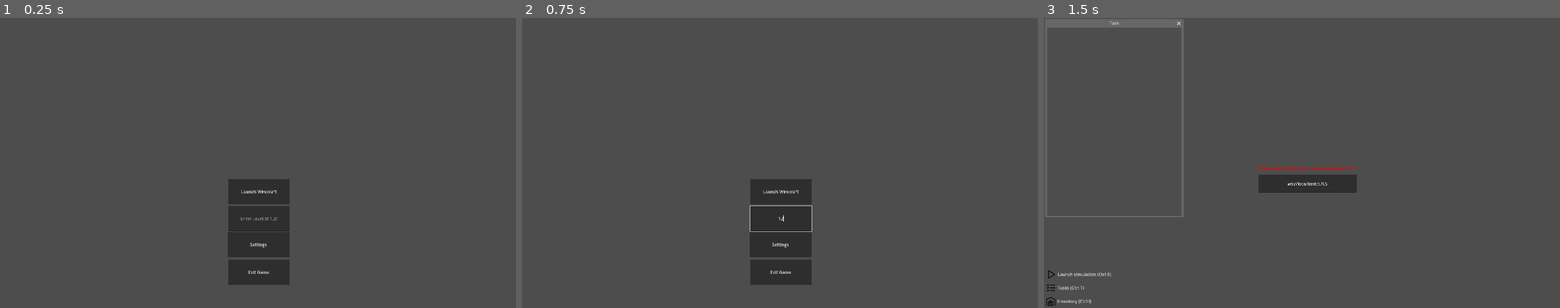
Above: before the commit, frames 1-3 (left to right).
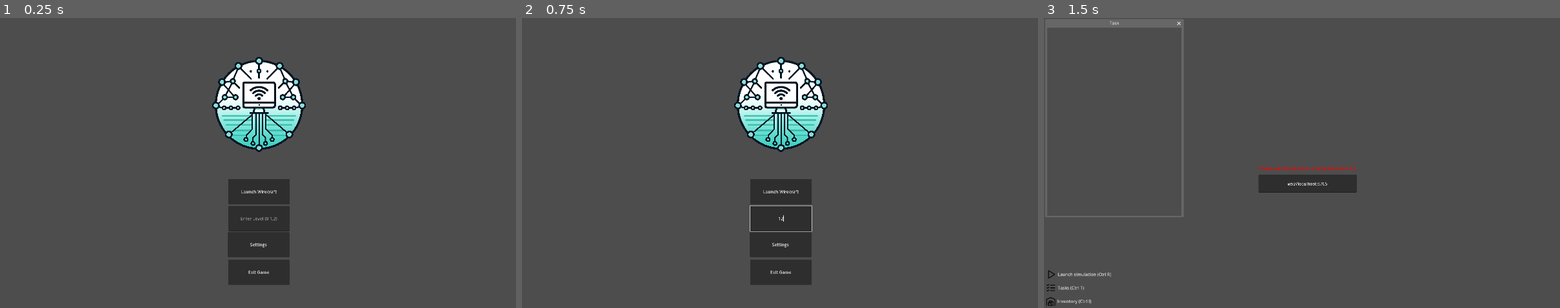
Above: after the commit, the same moments.

Repository: wirecraft-team/wirecraft
Game: Godot game, scene res://scenes/Menu.tscn
Same seed, same stepped clock (60 frames per second), same inputs: the game is played once before the commit and once after it.
Inputs (mouse positions are in pixels of both pictures, inside the frame that each line leads up to):
- Up to frame 1 (0.25 s): no input
- Up to frame 2 (0.75 s): click (780, 218) at 0.52 s; type "12" at 0.6 s
- Up to frame 3 (1.5 s): click "Launch Wirecraft" at 1.25 s

The runs differ from the first frame. In frame 1, 4.2% of the frame differs, in the area x 41-60%, y 13-47%; in frame 2, 4.2%; in frame 3, nothing differs.

Commit message:
feat: logo

Diff:
--- a/godot/scenes/Menu.tscn
+++ b/godot/scenes/Menu.tscn
@@ -1,6 +1,7 @@
-[gd_scene load_steps=2 format=3 uid="uid://rgc5eaboq7ya"]
+[gd_scene load_steps=3 format=3 uid="uid://rgc5eaboq7ya"]
 
 [ext_resource type="Script" uid="uid://b8hv368bkb8nu" path="res://scripts/menu.gd" id="1_brqes"]
+[ext_resource type="Texture2D" uid="uid://yqhh2n7kx0ud" path="res://assets/logo.png" id="2_upctu"]
 
 [node name="Menu" type="Control"]
 layout_mode = 3
@@ -44,6 +45,15 @@
 placeholder_text = "Enter Level (0,1,2)"
 alignment = 1
 
+[node name="TextureRect" type="TextureRect" parent="."]
+layout_mode = 0
+offset_left = 759.102
+offset_top = 119.949
+offset_right = 1167.1
+offset_bottom = 527.949
+texture = ExtResource("2_upctu")
+expand_mode = 1
+
 [connection signal="pressed" from="Button" to="." method="_on_button_pressed"]
 [connection signal="pressed" from="Button2" to="." method="_on_button_2_pressed"]
 [connection signal="pressed" from="Button3" to="." method="_on_button_3_pressed"]
Binary file added: godot/assets/logo.png
Not shown, added: godot/assets/logo.png.import
